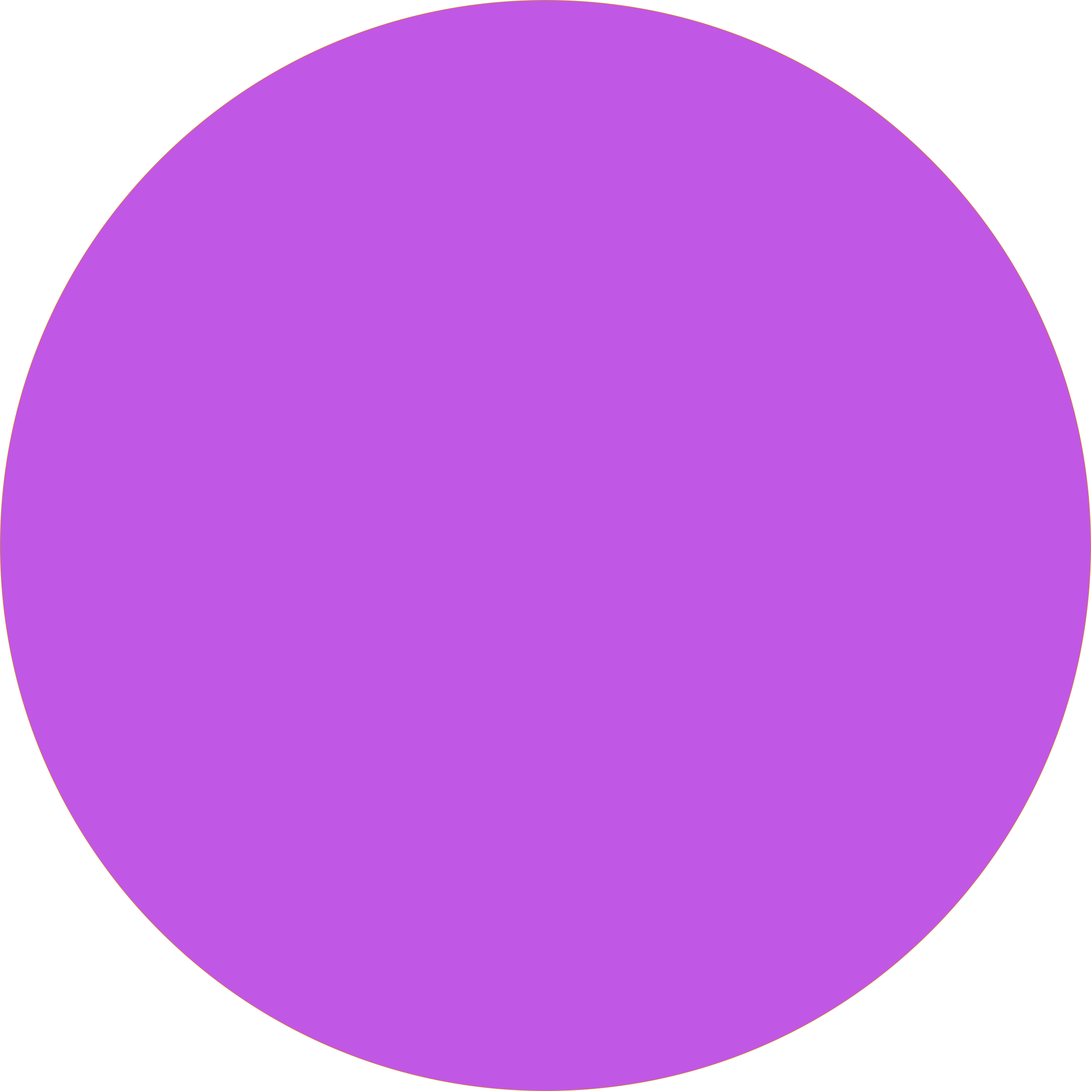
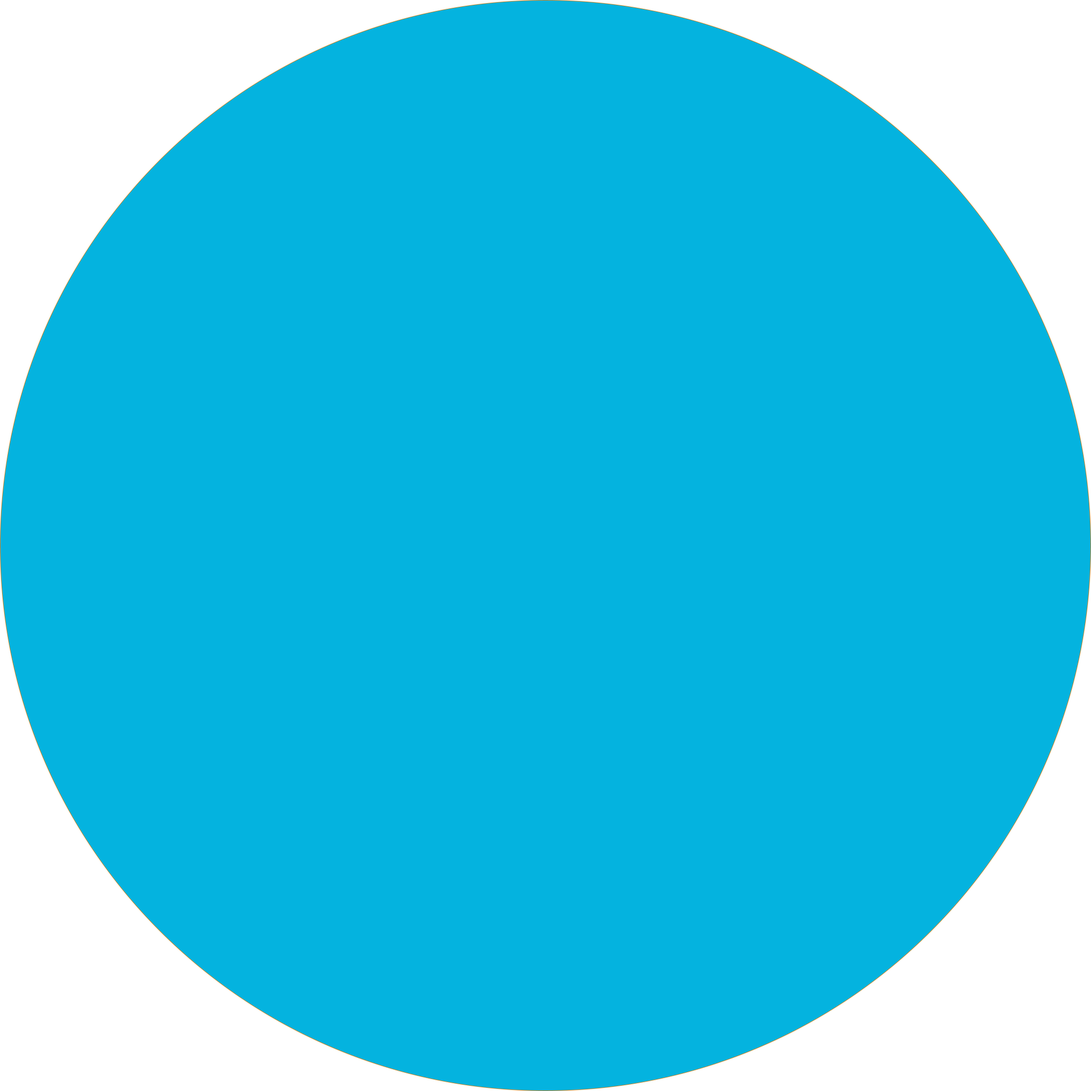
Comparing the layer stacks of the two 1091 × 1091 images. Changes:
painted on "Ellipse 1" over [0, 0, 1091, 1091]
